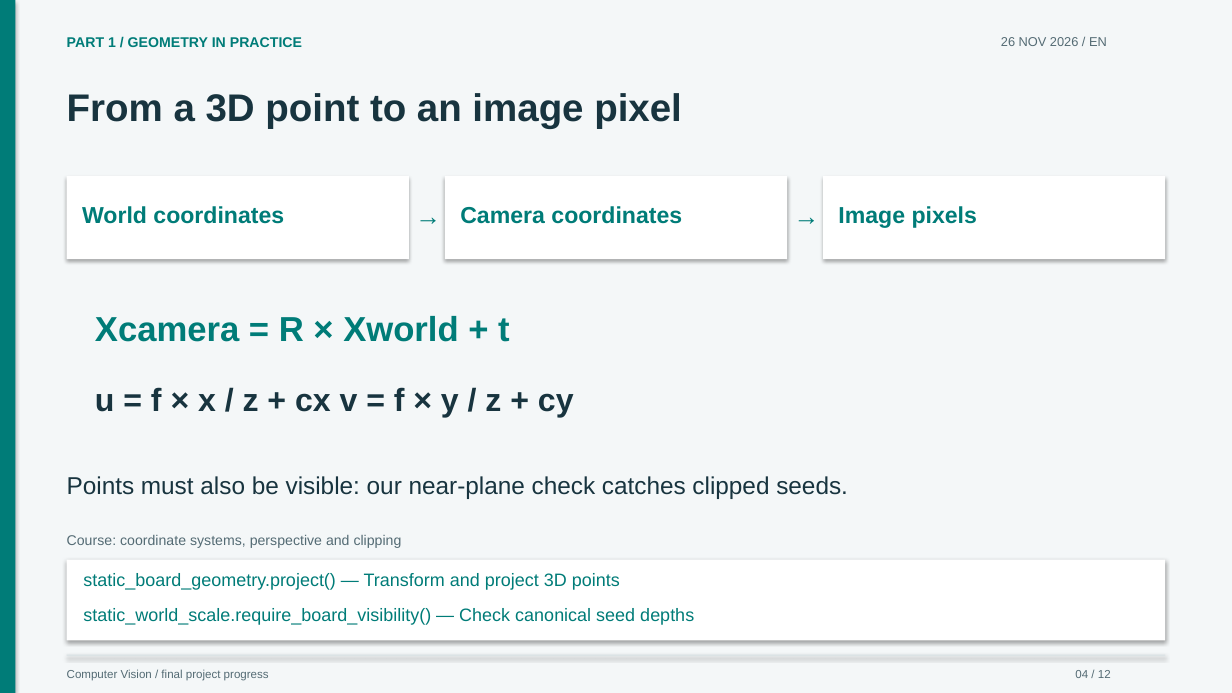
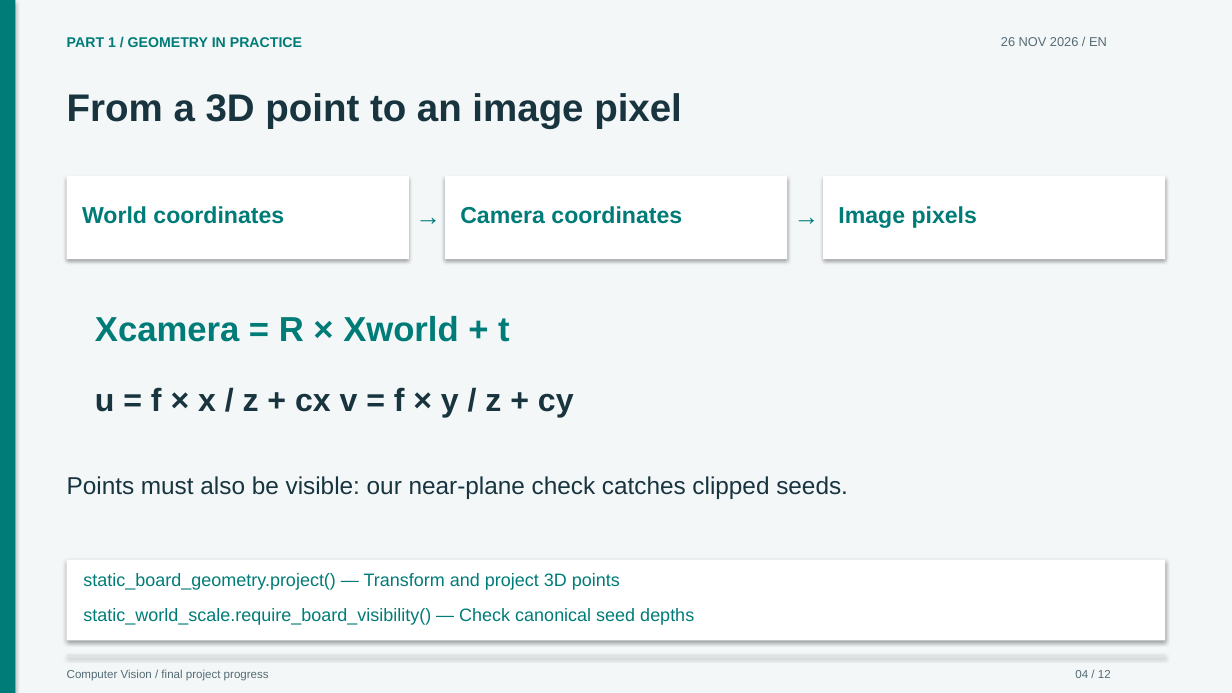
Before and after one commit to craptou/Projet_4D_Gaussian_Splatting, a slide deck: slide 4 of presentations/progress-2026-11-26.en.pptx. Drawn at 1232x693 pixels with LibreOffice and Linux fonts; fonts in the diff are those of the drawing. Boxes give left, top, right and bottom in pixels: in the first picture for what was removed or moved away, otherwise in the second. Text is boxed around its words. In the diff, an @@ line names an element or a change of style, - is before the commit and + after.

Commit message:
Remove reference-course labels from slides and oral script

```diff
--- a/presentations/progress-2026-11-26.en.pptx
+++ b/presentations/progress-2026-11-26.en.pptx
@@ text removed at [67, 535, 402, 548] @@
-Course: coordinate systems, perspective and clipping
```
Also in this commit, not shown: 5 other slides changed, 6 other files.
